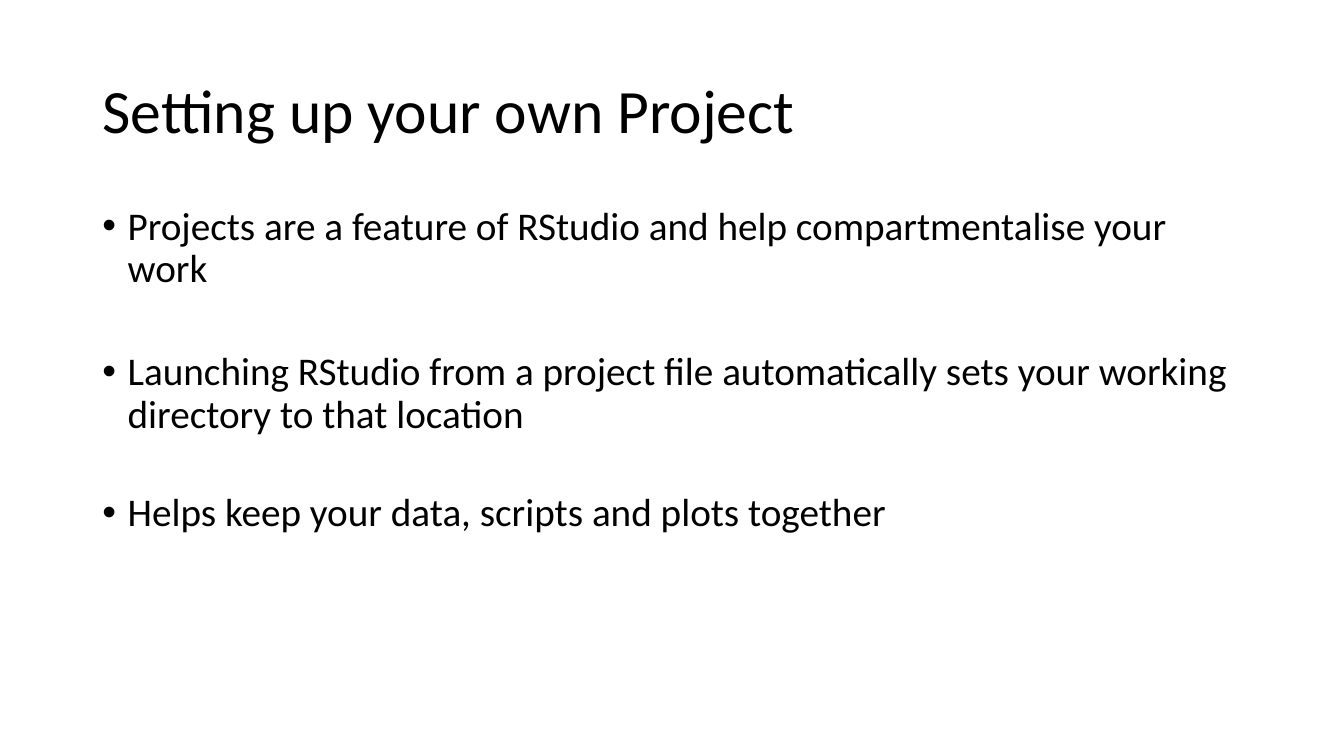
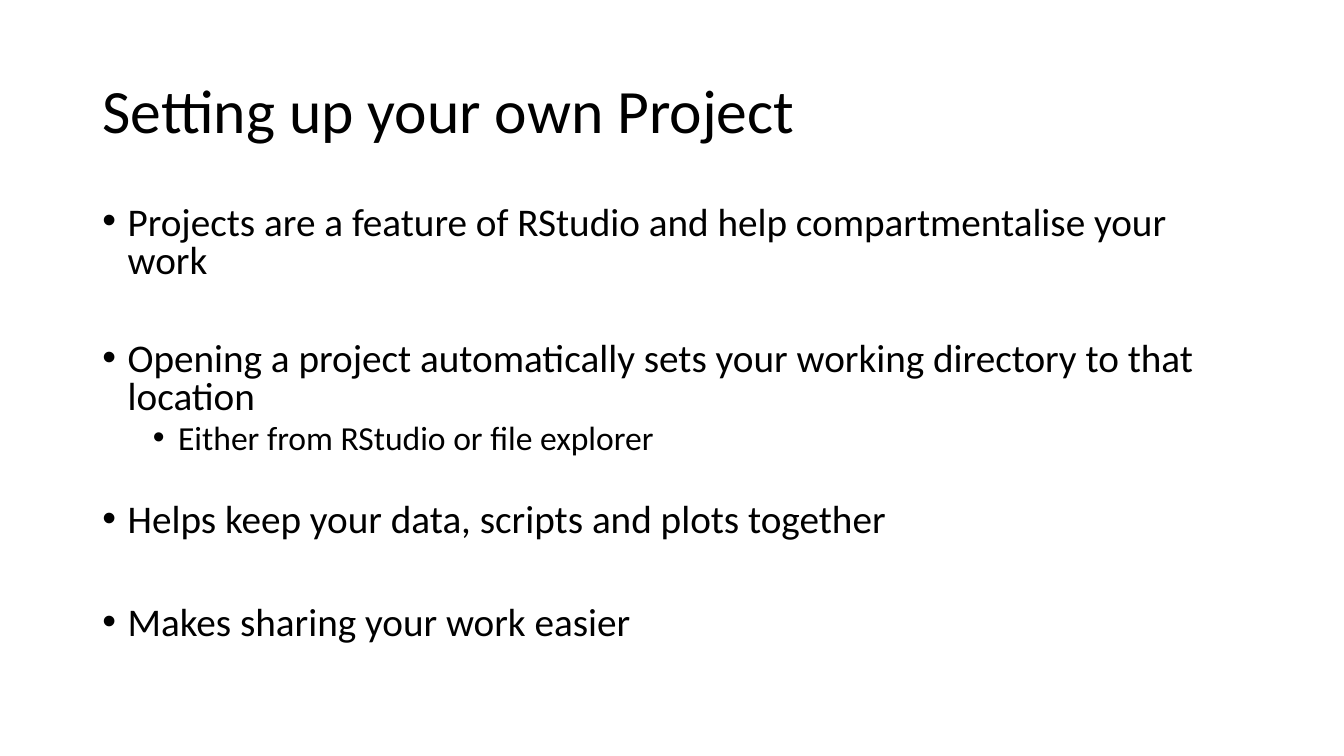
Before and after one commit to lidiaalfanti/r-course, a slide deck: slide 6 of courses/r-intro/docs/Intro to R 2023_day2.pptx. Drawn at 1344x756 pixels with LibreOffice and Linux fonts; fonts in the diff are those of the drawing. Boxes give left, top, right and bottom in pixels: in the first picture for what was removed or moved away, otherwise in the second. Text is boxed around its words. In the diff, an @@ line names an element or a change of style, - is before the commit and + after.

```diff
--- a/courses/r-intro/docs/Intro to R 2023_day2.pptx
+++ b/courses/r-intro/docs/Intro to R 2023_day2.pptx
@@ text at (128,208,1166,540): line spacing 0.9 to 0.8 @@
@@ text at (128,344,1193,456): text changed @@
-• Launching RStudio from a project file automatically sets your working directory to that location
+• Opening a project automatically sets your working directory to that location
+  • Either from RStudio or file explorer
@@ text at (128,608,631,643): paragraph added @@
+• Makes sharing your work easier
```
Also in this commit, not shown: 5 other slides changed, 1 slide added.
